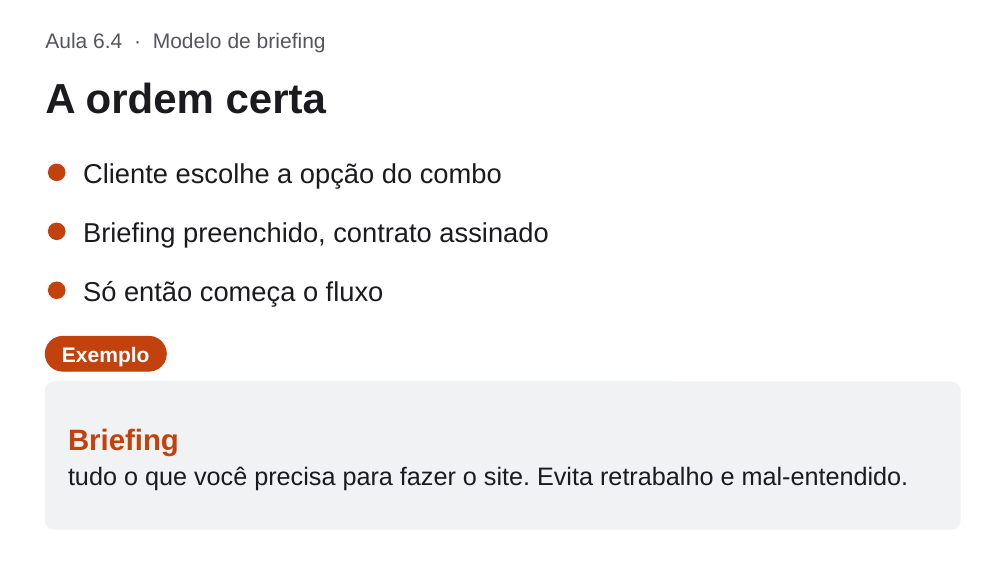
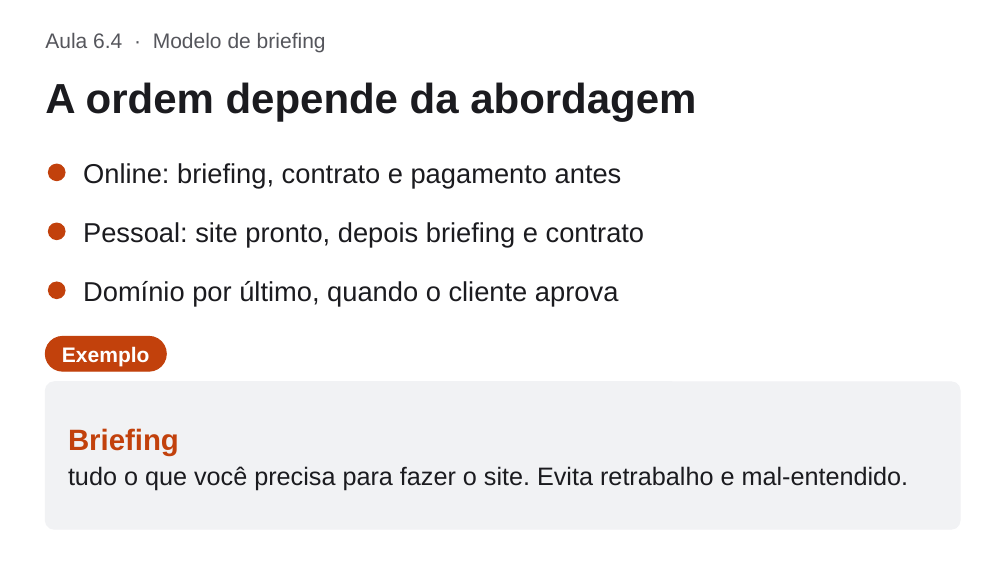
Before and after one commit to WeslleyPaivx/est-tica-facial, a slide deck: slide 21 of curso/slides/modulo-6.pptx (slide 20 before the commit). Drawn at 1008x567 pixels with LibreOffice and Linux fonts; fonts in the diff are those of the drawing. Boxes give left, top, right and bottom in pixels: in the first picture for what was removed or moved away, otherwise in the second. Text is boxed around its words. In the diff, an @@ line names an element or a change of style, - is before the commit and + after.

```diff
--- a/curso/slides/modulo-6.pptx
+++ b/curso/slides/modulo-6.pptx
@@ title at (45, 82, 696, 121): text changed @@
-A ordem certa
+A ordem depende da abordagem
@@ text at (83, 163, 622, 188): text changed @@
-Cliente escolhe a opção do combo
+Online: briefing, contrato e pagamento antes
@@ text at (83, 222, 645, 247): text changed @@
-Briefing preenchido, contrato assinado
+Pessoal: site pronto, depois briefing e contrato
@@ text at (83, 281, 618, 305): text changed @@
-Só então começa o fluxo
+Domínio por último, quando o cliente aprova
```
Also in this commit, not shown: 8 other slides changed, 1 slide added, 5 other files.
